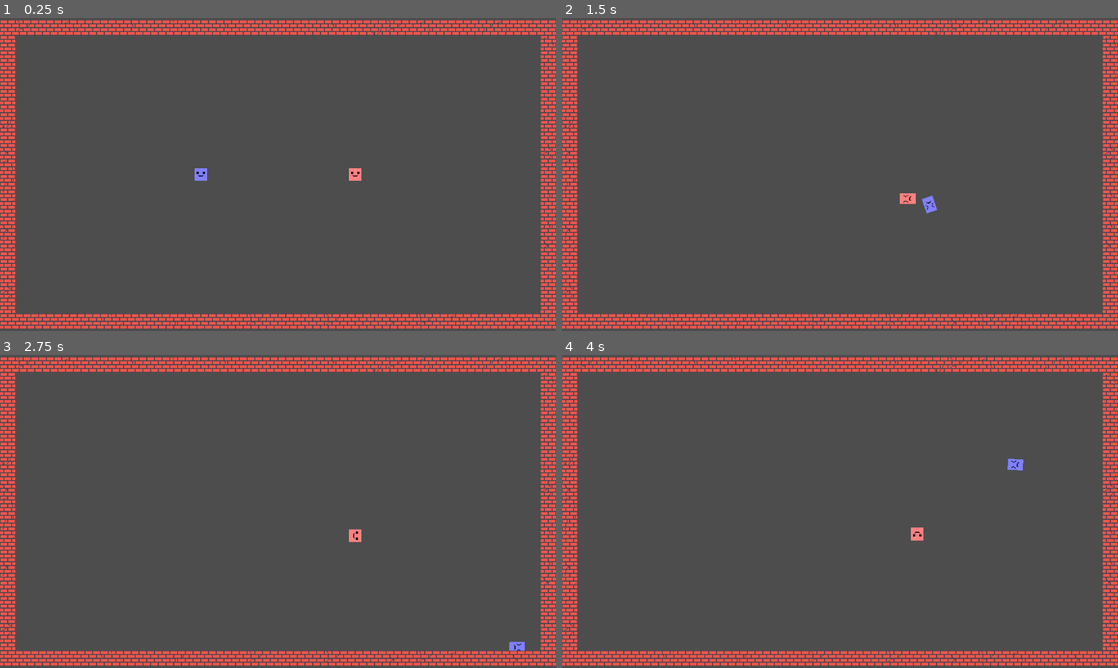
Above: before the commit, frames 1-4 (two rows, left to right).
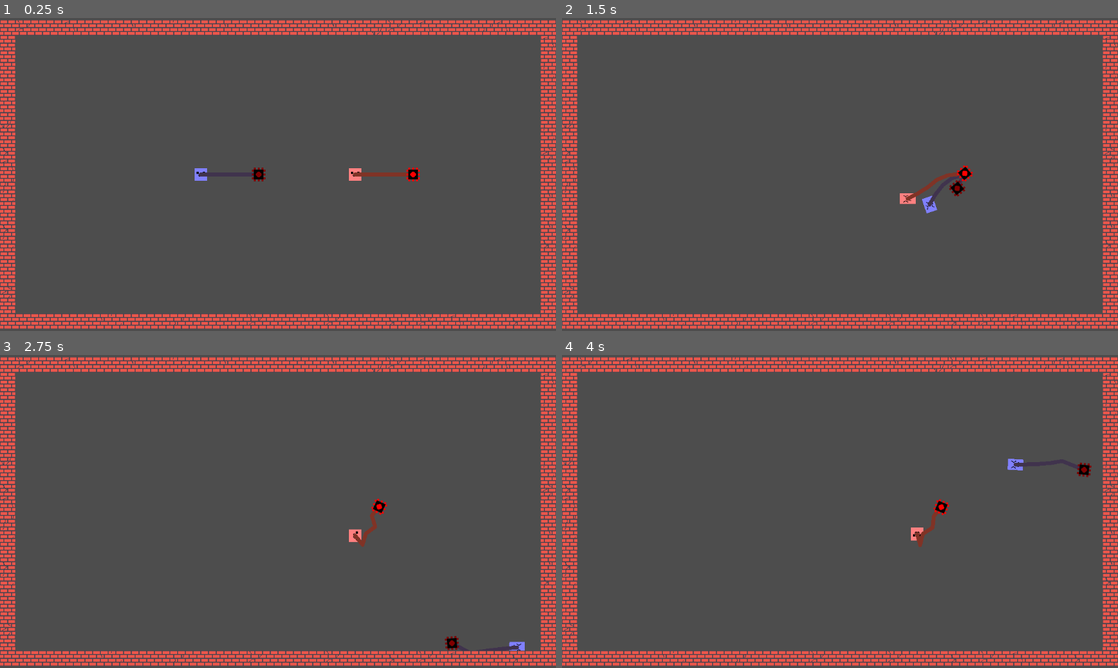
Above: after the commit, the same moments.

Repository: ThatOtherAndrew/DaydreamWales
Game: Godot game, scene res://scenes/BrickLevel.tscn
Same seed, same stepped clock (60 frames per second), same inputs: the game is played once before the commit and once after it. Before the commit the project starts from res://BrickLevel.tscn.
Inputs:
- Up to frame 1 (0.25 s): no input
- Up to frame 2 (1.5 s): tap Enter at 0.5 s; hold D (move_right) 0.53-1.28 s; tap Down (p2_move_down) at 0.6 s; hold S (move_down) from 1.28 s (still down); tap Left (p2_move_left) at 1.35 s
- Up to frame 3 (2.75 s): release S (move_down) at 2.03 s; hold D (move_right) from 2.03 s (still down); tap Right (p2_move_right) at 2.1 s
- Up to frame 4 (4 s): release D (move_right) at 2.78 s; hold W (move_up) 2.78-3.53 s; tap Up (p2_move_up) at 2.85 s; hold A (move_left) from 3.53 s (still down); tap Down (p2_move_down) at 3.6 s

The runs differ from the first frame. In frame 1, 0.4% of the frame differs, in the area x 35-76%, y 47-53%; in frame 2, 0.4%; in frame 3, 0.4%; in frame 4, 0.4%, in the area x 63-96%, y 33-62%.

Commit message:
claude cooked

Diff:
--- a/TestLevel.tscn
+++ /dev/null
@@ -1,10 +0,0 @@
-[gd_scene load_steps=2 format=3 uid="uid://c5h2yak8m7n4p"]
-
-[ext_resource type="PackedScene" uid="uid://b4j8y0x1k2m3n" path="res://Player.tscn" id="1"]
-
-[node name="TestLevel" type="Node2D"]
-
-[node name="Camera2D" type="Camera2D" parent="."]
-zoom = Vector2(2, 2)
-
-[node name="Player" parent="." instance=ExtResource("1")]
--- a/icon.svg
+++ /dev/null
@@ -1 +0,0 @@
-<svg xmlns="http://www.w3.org/2000/svg" width="128" height="128"><rect width="124" height="124" x="2" y="2" fill="#363d52" stroke="#212532" stroke-width="4" rx="14"/><g fill="#fff" transform="translate(12.322 12.322)scale(.101)"><path d="M105 673v33q407 354 814 0v-33z"/><path fill="#478cbf" d="m105 673 152 14q12 1 15 14l4 67 132 10 8-61q2-11 15-15h162q13 4 15 15l8 61 132-10 4-67q3-13 15-14l152-14V427q30-39 56-81-35-59-83-108-43 20-82 47-40-37-88-64 7-51 8-102-59-28-123-42-26 43-46 89-49-7-98 0-20-46-46-89-64 14-123 42 1 51 8 102-48 27-88 64-39-27-82-47-48 49-83 108 26 42 56 81zm0 33v39c0 276 813 276 814 0v-39l-134 12-5 69q-2 10-14 13l-162 11q-12 0-16-11l-10-65H446l-10 65q-4 11-16 11l-162-11q-12-3-14-13l-5-69z"/><path d="M483 600c0 34 58 34 58 0v-86c0-34-58-34-58 0z"/><circle cx="725" cy="526" r="90"/><circle cx="299" cy="526" r="90"/></g><g fill="#414042" transform="translate(12.322 12.322)scale(.101)"><circle cx="307" cy="532" r="60"/><circle cx="717" cy="532" r="60"/></g></svg>
--- a/project.godot
+++ b/project.godot
@@ -13,7 +13,6 @@
 config/name="Daydream Wales"
 run/main_scene="uid://b1ocdrh0q4pff"
 config/features=PackedStringArray("4.5", "GL Compatibility")
-config/icon="res://icon.svg"
 
 [display]
 
--- a/BrickLevel.tscn
+++ b/scenes/BrickLevel.tscn
@@ -1,8 +1,8 @@
 [gd_scene load_steps=4 format=4 uid="uid://b1ocdrh0q4pff"]
 
-[ext_resource type="TileSet" uid="uid://caq3sykwes14g" path="res://BrickWallTileSet.tres" id="1"]
-[ext_resource type="PackedScene" uid="uid://b4j8y0x1k2m3n" path="res://Player.tscn" id="3"]
-[ext_resource type="Script" uid="uid://cibyo4pseh1eb" path="res://scripts/Player2.gd" id="4"]
+[ext_resource type="PackedScene" uid="uid://b4j8y0x1k2m3n" path="res://scenes/Player.tscn" id="1_5u0me"]
+[ext_resource type="Script" uid="uid://cibyo4pseh1eb" path="res://scripts/Player2.gd" id="2_6c1f5"]
+[ext_resource type="TileSet" uid="uid://caq3sykwes14g" path="res://assets/BrickWallTileSet.tres" id="3_o1aly"]
 
 [node name="BrickLevel" type="Node2D"]
 
@@ -10,18 +10,16 @@
 position = Vector2(480, 320)
 zoom = Vector2(2, 2)
 
-[node name="Player" parent="." instance=ExtResource("3")]
+[node name="Player" parent="." instance=ExtResource("1_5u0me")]
 modulate = Color(0.5, 0.5, 1, 1)
 position = Vector2(400, 320)
 collision_layer = 2
-collision_mask = 1
 
-[node name="Player2" parent="." instance=ExtResource("3")]
+[node name="Player2" parent="." instance=ExtResource("1_5u0me")]
 modulate = Color(1, 0.5, 0.5, 1)
 position = Vector2(560, 320)
 collision_layer = 4
-collision_mask = 1
-script = ExtResource("4")
+script = ExtResource("2_6c1f5")
 move_up_action = "p2_move_up"
 move_down_action = "p2_move_down"
 move_left_action = "p2_move_left"
@@ -30,4 +28,4 @@
 [node name="BrickTileMapLayer" type="TileMapLayer" parent="."]
 scale = Vector2(0.5, 0.5)
 tile_map_data = PackedByteArray("AAAMAAoAAAAAAAAAAAAMAAsAAAAAAAAAAAAMAAwAAAAAAAAAAAAMAA0AAAAAAAAAAAAMAA4AAAAAAAAAAAAMAA …(1648 unchanged characters)…
-tile_set = ExtResource("1")
+tile_set = ExtResource("3_o1aly")
--- /dev/null
+++ b/scenes/Mace.tscn
@@ -0,0 +1,25 @@
+[gd_scene load_steps=4 format=3 uid="uid://dmqxd7wm8vxfn"]
+
+[ext_resource type="Texture2D" uid="uid://djxo8p3gykqx5" path="res://assets/mace.png" id="1"]
+[ext_resource type="Script" path="res://scripts/Mace.gd" id="2"]
+
+[sub_resource type="CircleShape2D" id="CircleShape2D_1"]
+radius = 8
+
+[node name="Mace" type="RigidBody2D"]
+collision_layer = 8
+collision_mask = 9
+mass = 0.8
+gravity_scale = 0.0
+linear_damp = 1.0
+angular_damp = 2.0
+script = ExtResource("2")
+
+[node name="Sprite2D" type="Sprite2D" parent="."]
+scale = Vector2(0.5, 0.5)
+texture = ExtResource("1")
+
+[node name="CollisionShape2D" type="CollisionShape2D" parent="."]
+shape = SubResource("CircleShape2D_1")
+
+[node name="RopeAnchor" type="Marker2D" parent="."]
--- /dev/null
+++ b/scenes/MaceSystem.tscn
@@ -0,0 +1,17 @@
+[gd_scene load_steps=3 format=3 uid="uid://bg5wcw3kxl7qm"]
+
+[ext_resource type="PackedScene" uid="uid://dmqxd7wm8vxfn" path="res://scenes/Mace.tscn" id="1"]
+[ext_resource type="Script" uid="uid://wd530qvwxpxs" path="res://scripts/MaceSystem.gd" id="2"]
+
+[node name="MaceSystem" type="Node2D"]
+script = ExtResource("2")
+
+[node name="RopeLine" type="Line2D" parent="."]
+width = 4.0
+default_color = Color(0.5, 0.4, 0.3, 1)
+joint_mode = 2
+begin_cap_mode = 2
+end_cap_mode = 2
+antialiased = true
+
+[node name="Mace" parent="." instance=ExtResource("1")]
--- a/Player.tscn
+++ b/scenes/Player.tscn
@@ -1,7 +1,8 @@
-[gd_scene load_steps=4 format=3 uid="uid://b4j8y0x1k2m3n"]
+[gd_scene load_steps=5 format=3 uid="uid://b4j8y0x1k2m3n"]
 
 [ext_resource type="Script" uid="uid://8ijvj5c2mp35" path="res://scripts/Player.gd" id="1"]
 [ext_resource type="Texture2D" uid="uid://deo0sfakf2pfm" path="res://assets/guy/happy.png" id="2"]
+[ext_resource type="PackedScene" uid="uid://bg5wcw3kxl7qm" path="res://MaceSystem.tscn" id="3"]
 
 [sub_resource type="RectangleShape2D" id="RectangleShape2D_1"]
 size = Vector2(32, 32)
@@ -16,3 +17,5 @@
 
 [node name="CollisionShape2D" type="CollisionShape2D" parent="."]
 shape = SubResource("RectangleShape2D_1")
+
+[node name="MaceSystem" parent="." instance=ExtResource("3")]
--- /dev/null
+++ b/scripts/Mace.gd
@@ -0,0 +1,61 @@
+extends RigidBody2D
+
+var rope_segments = []
+var segment_length = 10.0
+var rope_length = 100.0
+var player_ref = null
+
+func _ready():
+	pass
+
+func setup_rope(player):
+	player_ref = player
+	var num_segments = int(rope_length / segment_length)
+
+	for i in range(num_segments):
+		var segment = RigidBody2D.new()
+		segment.gravity_scale = 0.0
+		segment.linear_damp = 1.0
+		segment.mass = 0.1
+
+		var collision = CollisionShape2D.new()
+		var shape = CircleShape2D.new()
+		shape.radius = 2
+		collision.shape = shape
+		collision.disabled = true  # Disable collision for rope segments
+		segment.add_child(collision)
+
+		get_parent().add_child(segment)
+		rope_segments.append(segment)
+
+		if i == 0:
+			# Connect first segment to player
+			segment.global_position = player.global_position
+			var joint = PinJoint2D.new()
+			joint.node_a = player.get_path()
+			joint.node_b = segment.get_path()
+			get_parent().add_child(joint)
+		else:
+			# Connect to previous segment
+			segment.global_position = rope_segments[i-1].global_position + Vector2(0, segment_length)
+			var joint = PinJoint2D.new()
+			joint.node_a = rope_segments[i-1].get_path()
+			joint.node_b = segment.get_path()
+			get_parent().add_child(joint)
+
+	# Connect mace to last segment
+	if rope_segments.size() > 0:
+		global_position = rope_segments[-1].global_position + Vector2(0, segment_length)
+		var joint = PinJoint2D.new()
+		joint.node_a = rope_segments[-1].get_path()
+		joint.node_b = get_path()
+		get_parent().add_child(joint)
+
+func get_rope_points():
+	var points = PackedVector2Array()
+	if player_ref:
+		points.append(player_ref.global_position)
+	for segment in rope_segments:
+		points.append(segment.global_position)
+	points.append(global_position)
+	return points
--- /dev/null
+++ b/scripts/MaceSystem.gd
@@ -0,0 +1,122 @@
+extends Node2D
+
+@export var rope_length: float = 60.0
+@export var segment_count: int = 5
+@export var rope_stiffness: float = 50.0
+@export var rope_damping: float = 10.0
+
+var player_ref = null
+var mace = null
+var rope_line = null
+var rope_segments = []
+
+class RopeSegment:
+    var position: Vector2
+    var old_position: Vector2
+    var pinned: bool = false
+
+    func _init(pos: Vector2):
+        position = pos
+        old_position = pos
+
+func _ready():
+    mace = $Mace
+    rope_line = $RopeLine
+
+    # Wait for parent to be ready
+    await get_parent().ready
+    player_ref = get_parent()
+
+    initialize_rope()
+
+func initialize_rope():
+    rope_segments.clear()
+
+    var segment_length = rope_length / segment_count
+    var start_pos = player_ref.global_position if player_ref else global_position
+
+    # Initialize rope horizontally to the right to prevent bobbing
+    for i in range(segment_count + 1):
+        var pos = start_pos + Vector2(segment_length * i, 0)
+        var segment = RopeSegment.new(pos)
+        if i == 0:
+            segment.pinned = true  # Pin first segment to player
+        rope_segments.append(segment)
+
+    # Set mace position to end of rope
+    if mace:
+        mace.global_position = rope_segments[-1].position
+        mace.linear_velocity = Vector2.ZERO  # Start at rest
+
+func _physics_process(delta):
+    if not player_ref or not mace:
+        return
+
+    # Update first segment to player position
+    rope_segments[0].position = player_ref.global_position
+
+    # Apply Verlet integration for middle segments only
+    for i in range(1, rope_segments.size() - 1):  # Don't update last segment here
+        var segment = rope_segments[i]
+        if not segment.pinned:
+            var velocity = (segment.position - segment.old_position) * 0.9  # Less damping for more responsiveness
+            segment.old_position = segment.position
+            segment.position += velocity
+
+    # Connect last rope segment to mace with a strong constraint
+    var last_rope_index = rope_segments.size() - 1
+    var second_last = rope_segments[last_rope_index - 1]
+    var segment_length = rope_length / segment_count
+
+    # Calculate where the mace SHOULD be based on rope constraint
+    var to_mace = (mace.global_position - second_last.position)
+    var current_dist = to_mace.length()
+
+    if current_dist > 0.01:  # Avoid division by zero
+        var target_mace_pos = second_last.position + (to_mace.normalized() * segment_length)
+
+        # Apply strong force to pull mace to correct position
+        var correction_force = (target_mace_pos - mace.global_position) * 200.0
+
+        # Add damping based on velocity
+        var damping = -mace.linear_velocity * 5.0
+
+        # Apply the forces
+        mace.apply_force(correction_force + damping)
+
+        # Update the visual end point to match mace
+        rope_segments[last_rope_index].position = mace.global_position
+    else:
+        rope_segments[last_rope_index].position = mace.global_position
+
+    # Constraint solving for rope segments (not including mace)
+    var iterations = 6  # More iterations for stiffer rope
+    for iteration in range(iterations):
+        for i in range(rope_segments.size() - 2):  # Don't constrain the last segment
+            var seg1 = rope_segments[i]
+            var seg2 = rope_segments[i + 1]
+
+            var distance = seg1.position.distance_to(seg2.position)
+            var difference = segment_length - distance
+
+            if abs(difference) > 0.01:  # Tighter tolerance
+                var direction = (seg2.position - seg1.position).normalized() if distance > 0 else Vector2.RIGHT
+                var offset = direction * difference * 0.5
+
+                if not seg1.pinned:
+                    seg1.position -= offset
+                if not seg2.pinned:
+                    seg2.position += offset
+
+    update_rope_visual()
+
+func update_rope_visual():
+    var points = PackedVector2Array()
+    for segment in rope_segments:
+        points.append(to_local(segment.position))
+    rope_line.points = points
+
+func _process(_delta):
+    # Ensure rope visual stays updated
+    if rope_line and rope_segments.size() > 0:
+        update_rope_visual()
Renamed: BrickWallTileSet.tres -> assets/BrickWallTileSet.tres
Not shown, removed: icon.svg.import
Not shown, added: scripts/Mace.gd.uid
Not shown, added: scripts/MaceSystem.gd.uid
